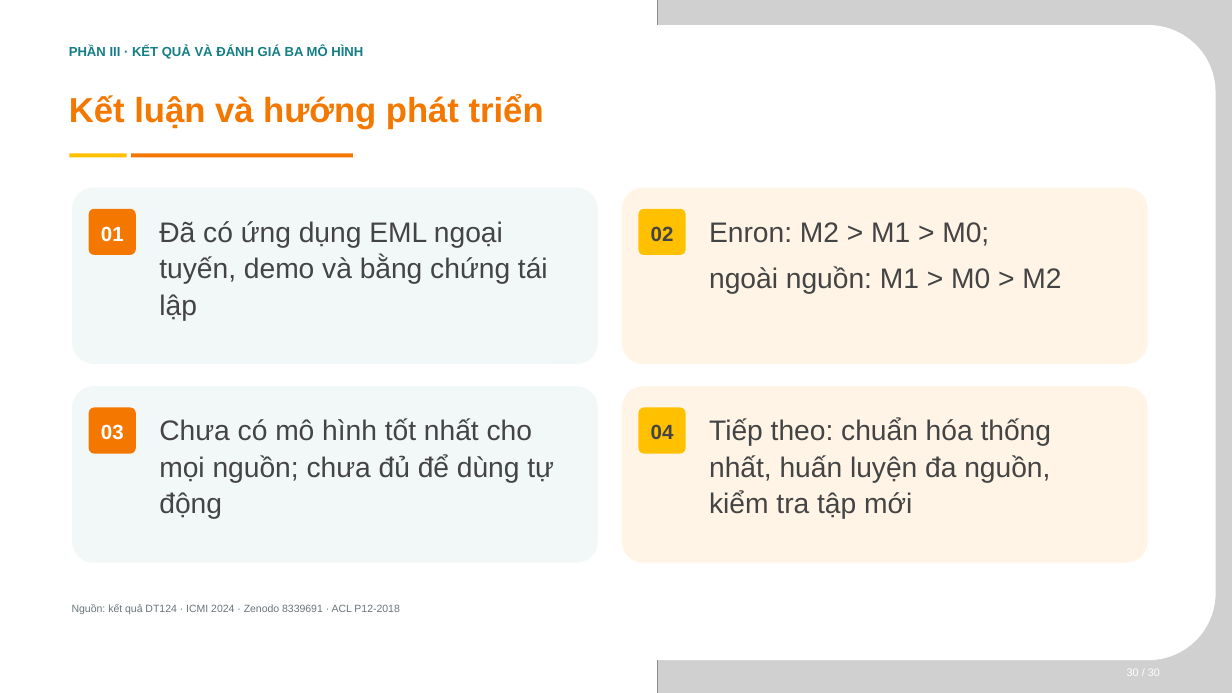
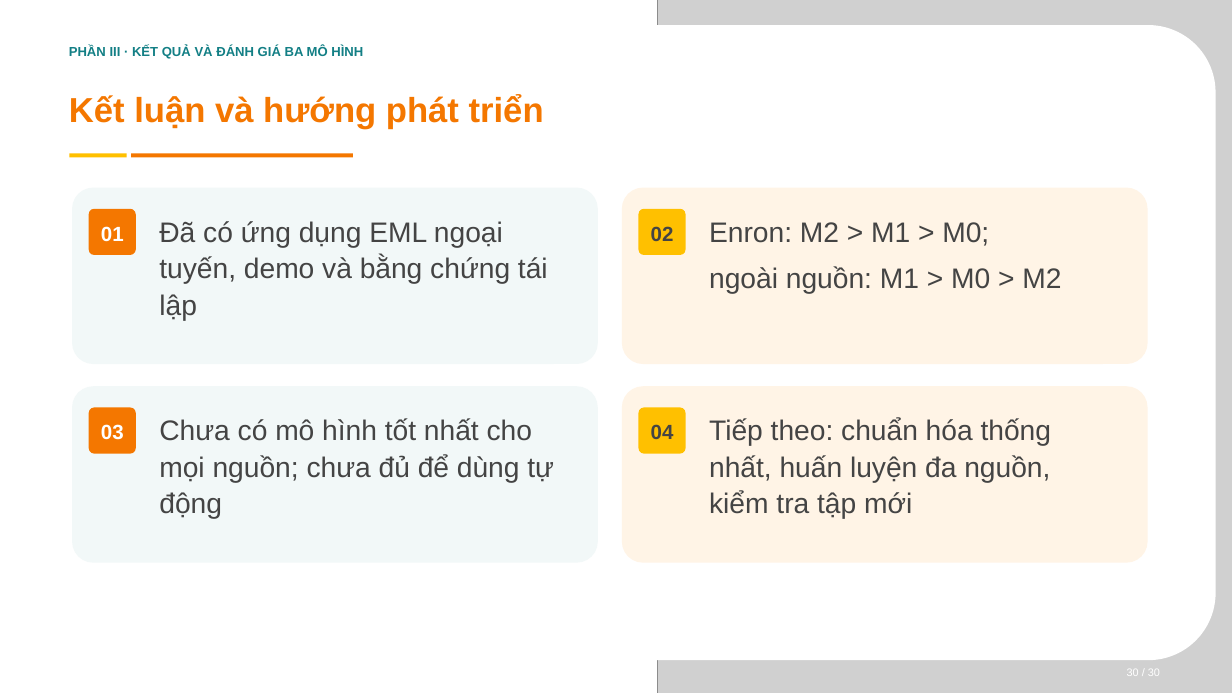
Before and after one commit to phat230/LAB_AT_BMHTTT, a slide deck: slide 21 of LAB6/BC_giau_ky_DT124/slide báo cáo/SLIDE_BAO_CAO_DT124.pptx (slide 30 before the commit). Drawn at 1232x693 pixels with LibreOffice and Linux fonts; fonts in the diff are those of the drawing; grey boxes stand for pictures; background and template pictures are left out. Boxes give left, top, right and bottom in pixels: in the first picture for what was removed or moved away, otherwise in the second. Text is boxed around its words. In the diff, an @@ line names an element or a change of style, - is before the commit and + after.

```diff
--- a/LAB6/BC_giau_ky_DT124/slide báo cáo/SLIDE_BAO_CAO_DT124.pptx
+++ b/LAB6/BC_giau_ky_DT124/slide báo cáo/SLIDE_BAO_CAO_DT124.pptx
@@ text removed at [72, 604, 399, 614] @@
-Nguồn: kết quả DT124 · ICMI 2024 · Zenodo 8339691 · ACL P12-2018
```
Also in this commit, not shown: 18 other slides changed, 9 slides removed, 1 other file.
